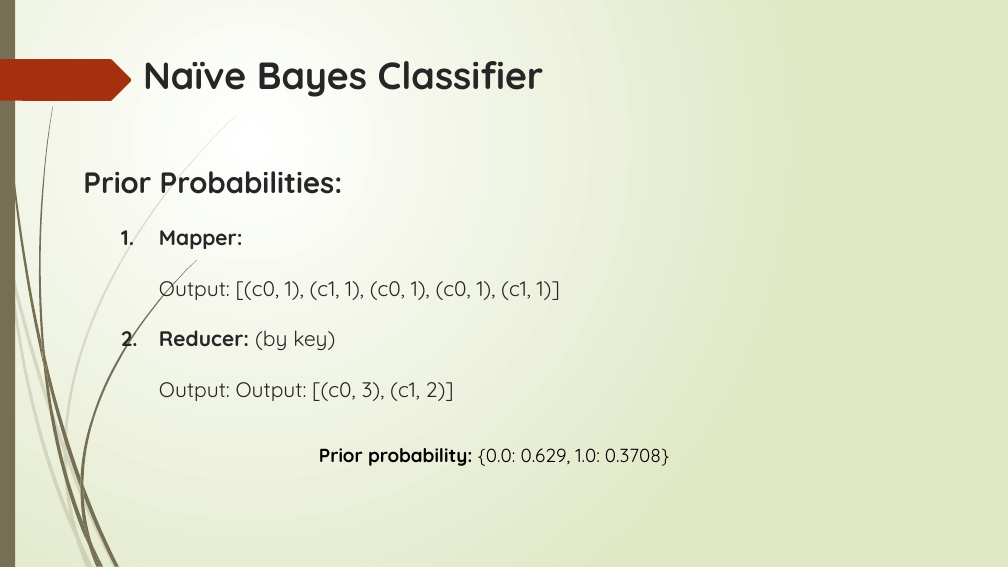
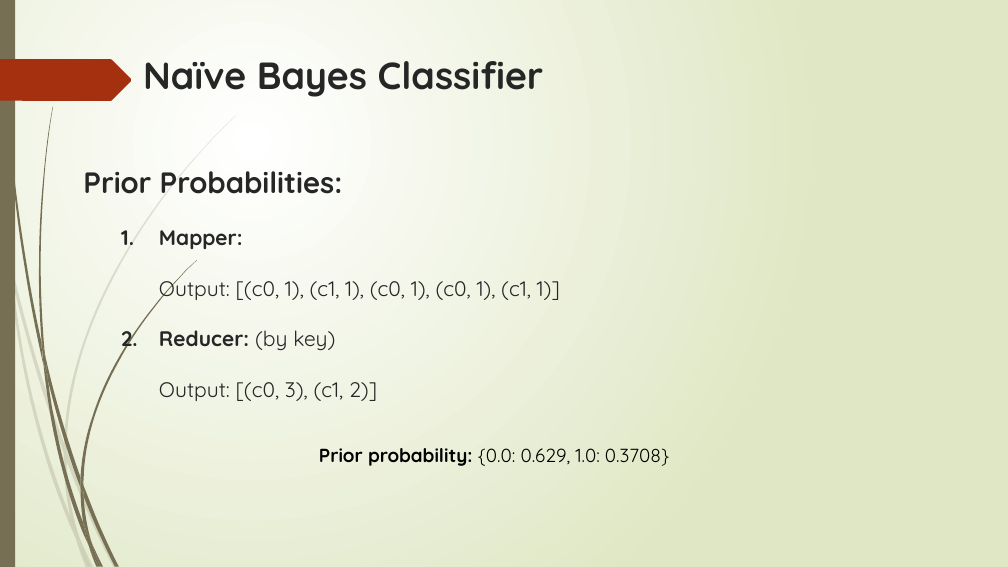
Before and after one commit to hlahany/Hotel-Booking-Big-Data, a slide deck: slide 19 of Documents/Hotel Booking Prediction.pptx. Drawn at 1008x567 pixels with LibreOffice and Linux fonts; fonts in the diff are those of the drawing. Boxes give left, top, right and bottom in pixels: in the first picture for what was removed or moved away, otherwise in the second. Text is boxed around its words. In the diff, an @@ line names an element or a change of style, - is before the commit and + after.

```diff
--- a/Documents/Hotel Booking Prediction.pptx
+++ b/Documents/Hotel Booking Prediction.pptx
@@ text at (159, 382, 377, 401): text changed @@
-  Output: Output: [(c0, 3), (c1, 2)]
+  Output: [(c0, 3), (c1, 2)]
```
Also in this commit, not shown: 4 other files.
